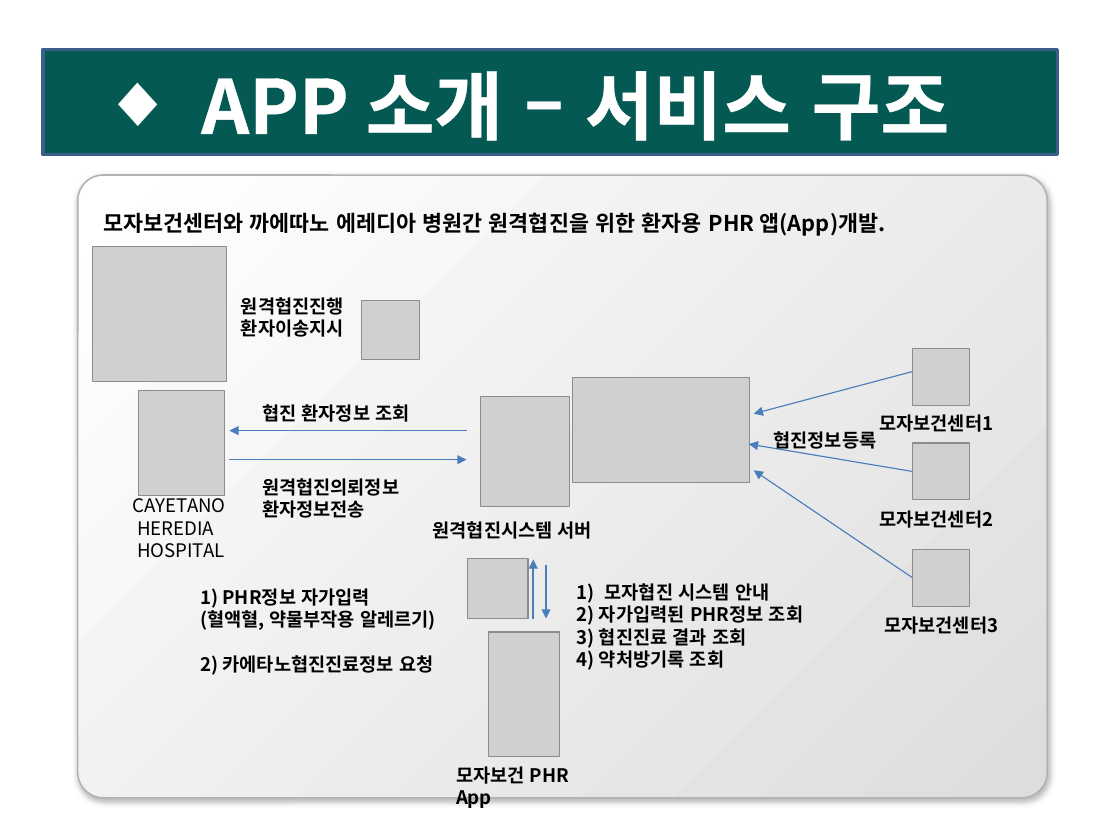
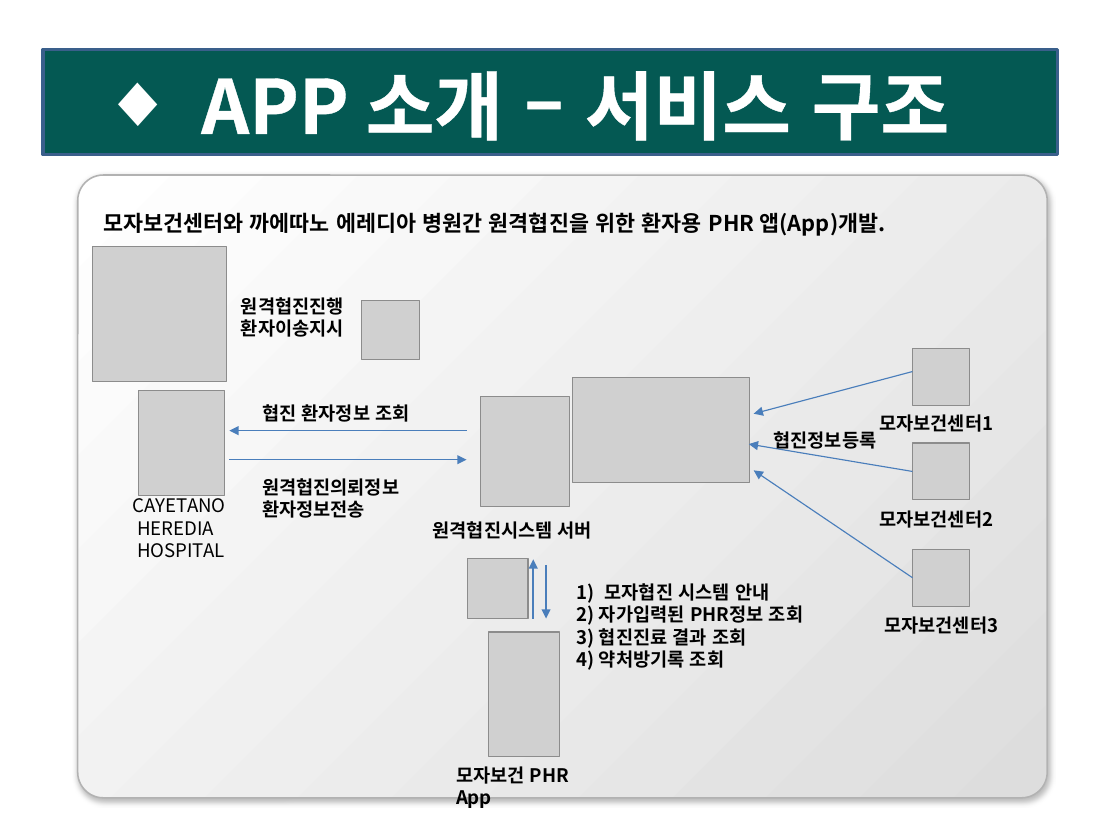
Before and after one commit to MCCperuPHR/peruPHR, a slide deck: slide 4 of PeruPHR-최종보고.pptx. Drawn at 1120x840 pixels with LibreOffice and Linux fonts; fonts in the diff are those of the drawing; grey boxes stand for pictures. Boxes give left, top, right and bottom in pixels: in the first picture for what was removed or moved away, otherwise in the second. Text is boxed around its words. In the diff, an @@ line names an element or a change of style, - is before the commit and + after.

```diff
--- a/PeruPHR-최종보고.pptx
+++ b/PeruPHR-최종보고.pptx
@@ text removed at (200, 588, 436, 675) @@
-1) PHR정보 자가입력
-(혈액혈, 약물부작용 알레르기)
-2) 카에타노협진진료정보 요청
```
Also in this commit, not shown: 2 other slides changed, 11 slides added.
